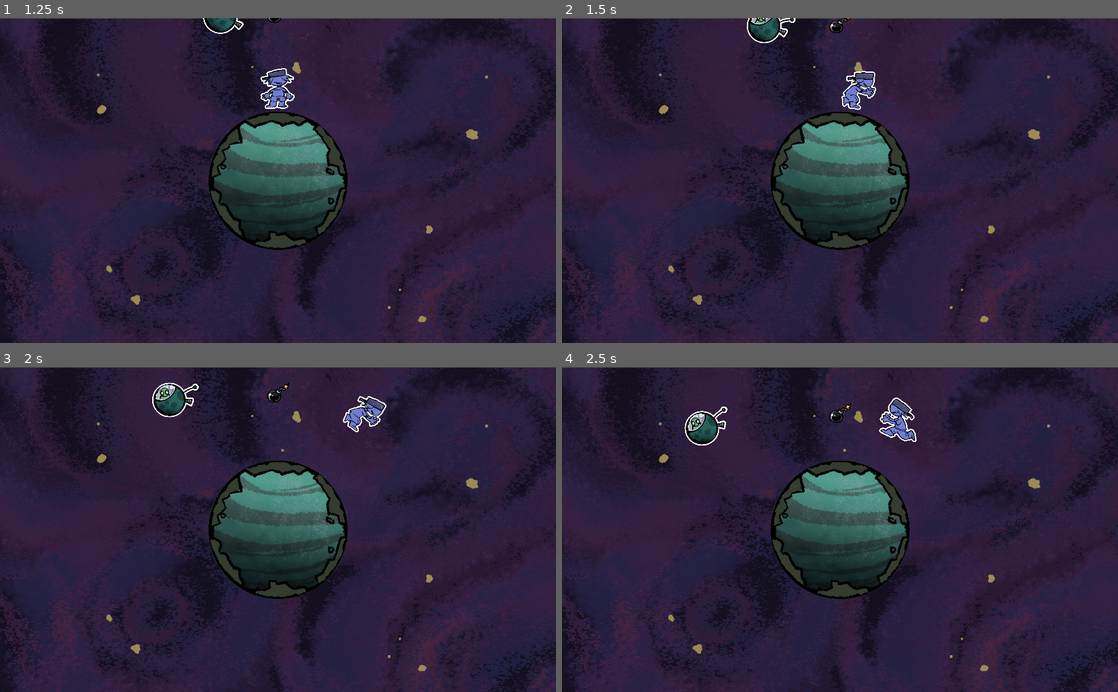
Above: before the commit, frames 1-4 (two rows, left to right).
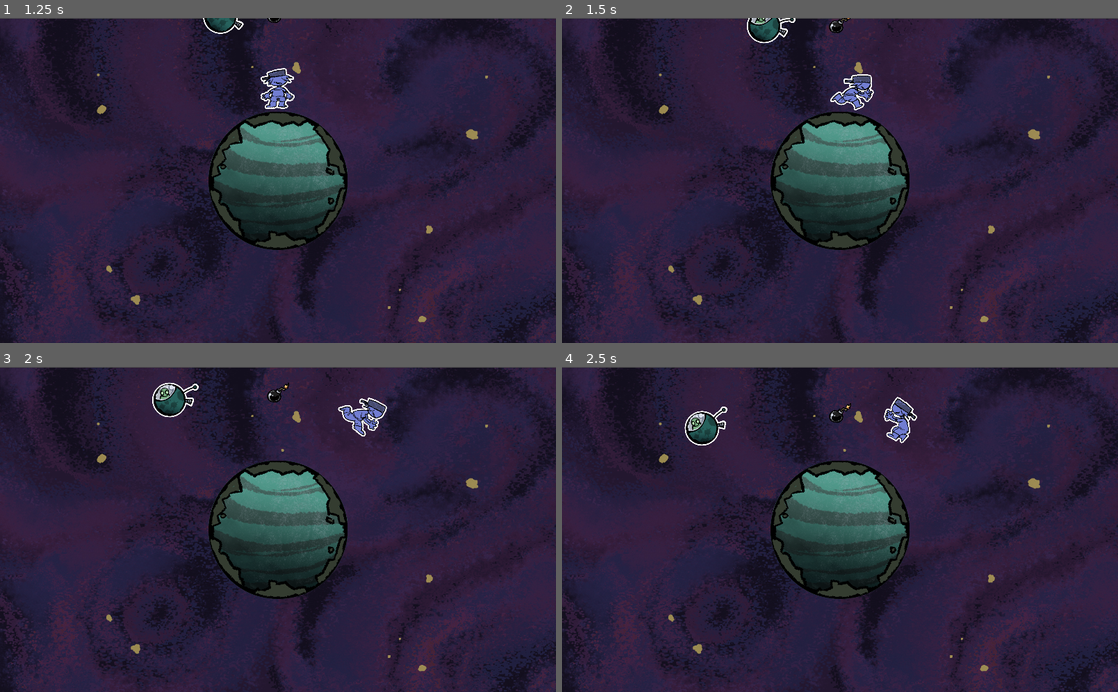
Above: after the commit, the same moments.

Repository: DanGrenade/TinyWorldJam
Game: Godot game, scene res://Scenes/GameTest.tscn
The game is run twice, just before and just after one commit, with the same random seed, the same clock (stepped at 60 frames per second) and the same inputs. The project has no main scene, so this scene is started directly.
Inputs:
- Up to frame 1 (1.25 s): click "Start" at 0.5 s
- Up to frame 2 (1.5 s): hold D (move_right) from 1.28 s (still down); tap E (box_grab) at 1.35 s
- Up to frame 3 (2 s): keep holding D (move_right); tap Space (jump) at 1.52 s
- Up to frame 4 (2.5 s): release D (move_right) at 2.03 s; hold Left (move_left) from 2.03 s (still down); tap E (box_grab) at 2.1 s; tap Space (jump) at 2.27 s

Frame 1 is identical in both runs. In frame 2, 0.5% of the frame differs, in the area x 48-57%, y 16-29%; in frame 3, 0.5%, in the area x 60-70%, y 8-22%; in frame 4, 0.5%.

Commit message:
Issue #37 + removed unused graphics

Diff:
--- a/Scenes/GameTest.tscn
+++ b/Scenes/GameTest.tscn
@@ -78,12 +78,11 @@
 margin_right = -1033.18
 margin_bottom = -592.309
 rect_scale = Vector2( 4, 4 )
-[connection signal="switch_game_state_signal" from="." to="Alien_Ship" method="_on_GameManager_switch_game_state_signal"]
 [connection signal="switch_game_state_signal" from="." to="PlayerCharacter" method="_on_GameManager_switch_game_state_signal"]
 [connection signal="switch_game_state_signal" from="." to="Camera2D" method="_on_GameManager_switch_game_state_signal"]
+[connection signal="switch_game_state_signal" from="." to="Alien_Ship" method="_on_GameManager_switch_game_state_signal"]
 [connection signal="switch_game_state_signal" from="." to="GarbageSpawner" method="_on_GameManager_switch_game_state_signal"]
 [connection signal="ship_hit" from="Alien_Ship" to="." method="_on_Alien_Ship_ship_hit"]
-[connection signal="ship_hit" from="Alien_Ship" to="Audio" method="_on_Alien_Ship_ship_hit"]
 [connection signal="player_hit" from="PlayerCharacter" to="Camera2D" method="_on_PlayerCharacter_player_hit"]
 [connection signal="player_hit" from="PlayerCharacter" to="Audio" method="_on_PlayerCharacter_player_hit"]
 [connection signal="player_interact" from="PlayerCharacter" to="Audio" method="_on_PlayerCharacter_player_interact"]
--- a/Scenes/PlayerCharacter.tscn
+++ b/Scenes/PlayerCharacter.tscn
@@ -59,6 +59,7 @@
 
 [sub_resource type="Animation" id=2]
 resource_name = "Hit"
+length = 0.5
 tracks/0/type = "value"
 tracks/0/path = NodePath(".:texture")
 tracks/0/interp = 1
@@ -108,19 +109,18 @@
 }
 
 [sub_resource type="Animation" id=5]
-length = 0.5
-loop = true
-tracks/0/type = "value"
-tracks/0/path = NodePath(".:texture")
-tracks/0/interp = 1
-tracks/0/loop_wrap = true
-tracks/0/imported = false
-tracks/0/enabled = true
-tracks/0/keys = {
-"times": PoolRealArray( 0, 0.1, 0.2, 0.3, 0.4 ),
-"transitions": PoolRealArray( 1, 1, 1, 1, 1 ),
-"update": 1,
-"values": [ ExtResource( 7 ), ExtResource( 9 ), ExtResource( 8 ), ExtResource( 3 ), ExtResource( 6 ) ]
+loop = true
+tracks/0/type = "value"
+tracks/0/path = NodePath(".:texture")
+tracks/0/interp = 1
+tracks/0/loop_wrap = true
+tracks/0/imported = false
+tracks/0/enabled = true
+tracks/0/keys = {
+"times": PoolRealArray( 0, 0.2, 0.4, 0.6, 0.8, 1 ),
+"transitions": PoolRealArray( 1, 1, 1, 1, 1, 1 ),
+"update": 1,
+"values": [ ExtResource( 7 ), ExtResource( 9 ), ExtResource( 8 ), ExtResource( 3 ), ExtResource( 6 ), ExtResource( 7 ) ]
 }
 
 [sub_resource type="Animation" id=6]
Binary file removed: Art/Player/separated frames/drop item (empty hand)/drop.gif
Binary file removed: Art/Player/separated frames/drop item (with trash)/drop.gif
Binary file removed: Art/Player/separated frames/hold (empty hand)/idle/idling_and_holding.gif
Binary file removed: Art/Player/separated frames/hold (empty hand)/running/player_hold_run_frame1.png
Not shown, removed: Art/Player/separated frames/hold (empty hand)/running/player_hold_run_frame1.png.import
Binary file removed: Art/Player/separated frames/hold (empty hand)/running/player_hold_run_frame2.png
Not shown, removed: Art/Player/separated frames/hold (empty hand)/running/player_hold_run_frame2.png.import
Binary file removed: Art/Player/separated frames/hold (empty hand)/running/player_hold_run_frame3.png
Not shown, removed: Art/Player/separated frames/hold (empty hand)/running/player_hold_run_frame3.png.import
Binary file removed: Art/Player/separated frames/hold (empty hand)/running/player_hold_run_frame4.png
Not shown, removed: Art/Player/separated frames/hold (empty hand)/running/player_hold_run_frame4.png.import
Binary file removed: Art/Player/separated frames/hold (empty hand)/running/player_hold_run_frame5.png
(and 8 more such lines)
